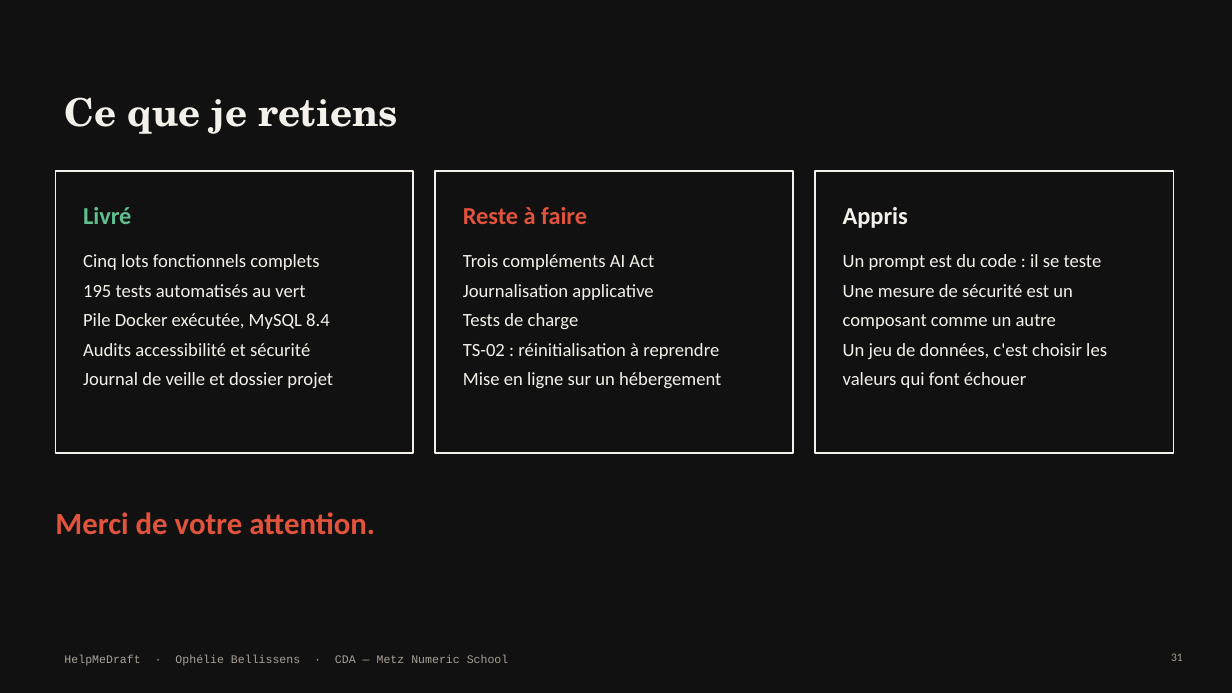
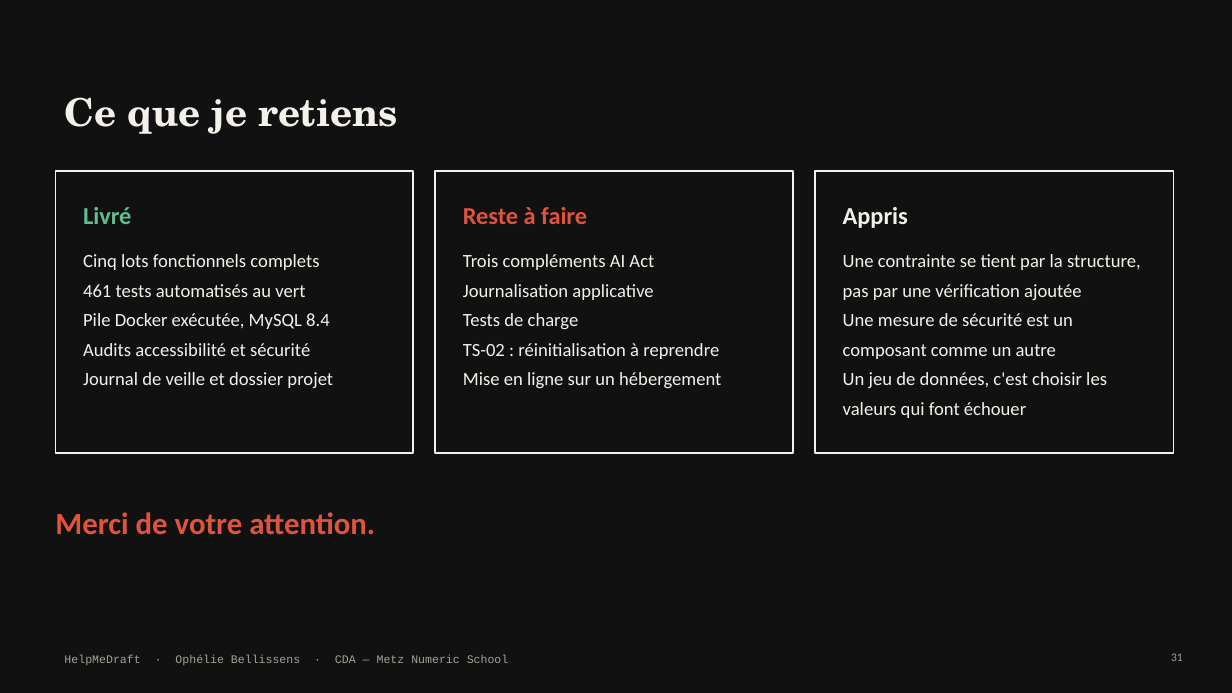
Before and after one commit to Equinoxya/HelpMeDraft---projet-fil-rouge, a slide deck: slide 31 of docs/Soutenance-HelpMeDraft.pptx. Drawn at 1232x693 pixels with LibreOffice and Linux fonts; fonts in the diff are those of the drawing. Boxes give left, top, right and bottom in pixels: in the first picture for what was removed or moved away, otherwise in the second. Text is boxed around its words. In the diff, an @@ line names an element or a change of style, - is before the commit and + after.

```diff
--- a/docs/Soutenance-HelpMeDraft.pptx
+++ b/docs/Soutenance-HelpMeDraft.pptx
@@ text at [843,254,1141,300]: text changed @@
-Un prompt est du code : il se teste
+Une contrainte se tient par la structure, pas par une vérification ajoutée
@@ text at [83,284,305,297]: text changed @@
-195 tests automatisés au vert
+461 tests automatisés au vert
```
Also in this commit, not shown: 5 other slides changed, 1 slide added, 1 slide removed, 17 other files.
